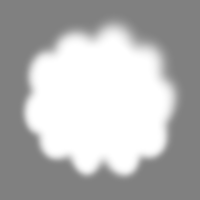
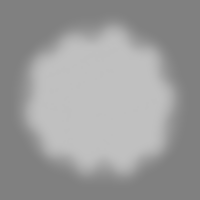
Layered file, before and after one edit (200x200). Changes by layer:
"シェイプ 1": opacity 100% → 50%, painted on it over [14, 16, 186, 185]
